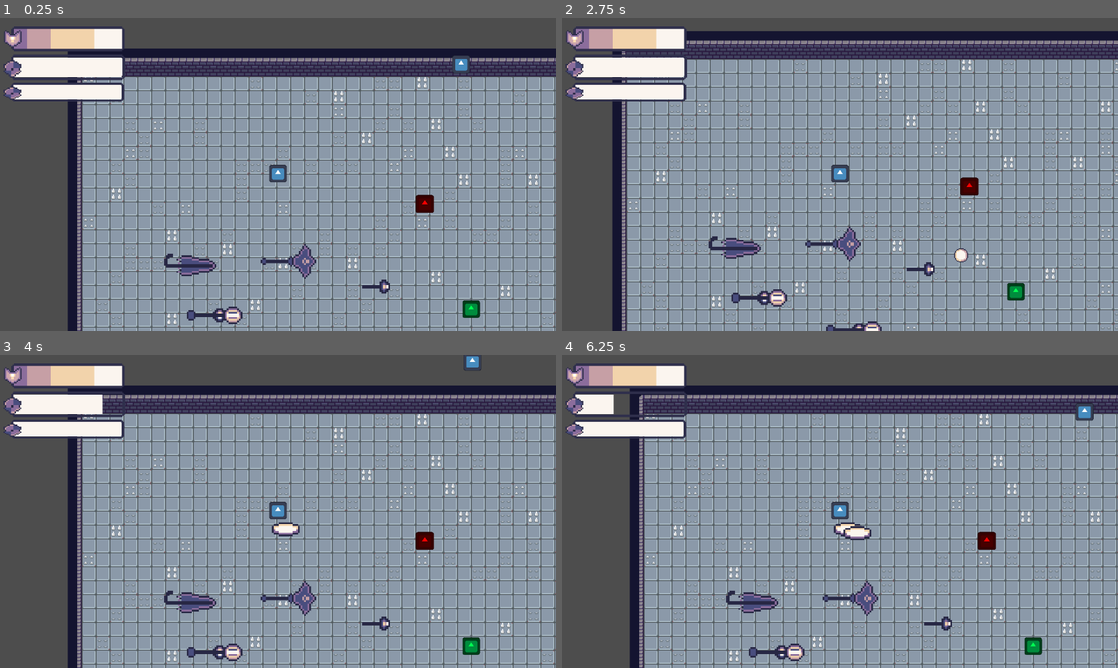
Above: before the commit, frames 1-4 (two rows, left to right).
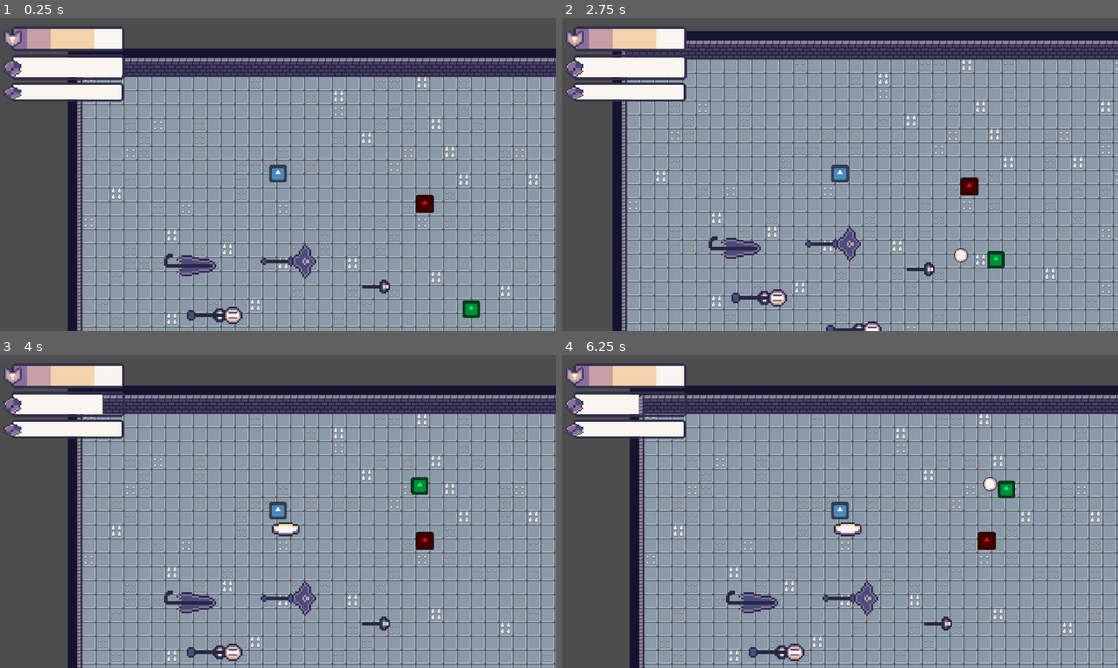
Above: after the commit, the same moments.

Repository: chabsseu/Stauffs-and-Magic
Game: Godot game, scene res://Scenes/Floors/test_world.tscn
The game is run twice, just before and just after one commit, with the same random seed, the same clock (stepped at 60 frames per second) and the same inputs. The engine's default icon, where the game draws it, is replaced by a stand-in: a white triangle on a blue panel in a dark square.
Inputs (mouse positions are in pixels of both pictures, inside the frame that each line leads up to):
- Up to frame 1 (0.25 s): no input
- Up to frame 2 (2.75 s): move the mouse to (962, 158) at 0.52 s; tap A (A) at 0.6 s; tap D (D) at 0.8, 1.35 s; tap Enter at 1.25 s; move the mouse to (728, 190) at 1.27 s; tap S (S) at 1.55, 2.1 s; tap Space at 2 s; move the mouse to (895, 105) at 2.02 s; tap W (W) at 2.3 s
- Up to frame 3 (4 s): move the mouse to (250, 574) at 2.77 s; tap W (W) at 2.85 s; tap A (A) at 3.05, 3.6 s; move the mouse to (444, 558) at 3.52 s; tap D (D) at 3.8 s
- Up to frame 4 (6.25 s): move the mouse to (673, 464) at 4.27 s; tap D (D) at 4.35 s; tap S (S) at 4.55, 5.1 s; move the mouse to (867, 511) at 5.02 s; tap W (W) at 5.3, 5.85 s; move the mouse to (756, 433) at 5.77 s; tap A (A) at 6.05 s

The runs differ from the first frame. In frame 1, 0.1% of the frame differs, in the area x 81-85%, y 12-18%; in frame 2, 0.4%; in frame 3, 0.4%; in frame 4, 1.1%, in the area x 9-96%, y 12-96%.

Commit message:
added a reposition function in the slime

Diff:
--- a/Scenes/Floors/test_world.tscn
+++ b/Scenes/Floors/test_world.tscn
@@ -9,8 +9,6 @@
 [ext_resource type="PackedScene" uid="uid://8n3kngoq2sld" path="res://Scenes/Weapon/mana_staff.tscn" id="7_6brkv"]
 [ext_resource type="PackedScene" uid="uid://cdqh2qddc6swr" path="res://Scenes/Weapon/umbrel_staff.tscn" id="8_krihg"]
 [ext_resource type="PackedScene" uid="uid://cb0kyqifl5o74" path="res://Scenes/Enemies/slime.tscn" id="9_k11si"]
-[ext_resource type="PackedScene" uid="uid://ixiakydo7vts" path="res://Scenes/Enemies/spear_guy.tscn" id="10_gbv6p"]
-[ext_resource type="PackedScene" uid="uid://hokg0gi8ti1u" path="res://Scenes/Enemies/sloth.tscn" id="11_858e3"]
 
 [sub_resource type="TileSetAtlasSource" id="TileSetAtlasSource_2yfla"]
 texture = ExtResource("1_3sc00")
@@ -161,44 +159,38 @@
 [sub_resource type="TileSet" id="TileSet_xaljv"]
 sources/0 = SubResource("TileSetAtlasSource_2yfla")
 
-[node name="TestWorld" type="Node2D"]
+[node name="TestWorld" type="Node2D" unique_id=28228948]
 
-[node name="TileMap" type="TileMap" parent="."]
+[node name="TileMap" type="TileMap" parent="." unique_id=2111278415]
 tile_set = SubResource("TileSet_xaljv")
 format = 2
 layer_0/tile_data = PackedInt32Array(0, 262144, 1, 65536, 458752, 10, 131072, 327680, 3, 196608, 327680, 3, 262144, 327 …(20102 unchanged characters)…
 
-[node name="Player" parent="." instance=ExtResource("2_2yfla")]
+[node name="Player" parent="." unique_id=5321888 instance=ExtResource("2_2yfla")]
 position = Vector2(226, 129)
 
-[node name="test_enemy" parent="." instance=ExtResource("3_xaljv")]
+[node name="test_enemy" parent="." unique_id=2133219066 instance=ExtResource("3_xaljv")]
 position = Vector2(393, 163)
 
-[node name="WeaponPickup" parent="." instance=ExtResource("4_cexxt")]
+[node name="WeaponPickup" parent="." unique_id=386731747 instance=ExtResource("4_cexxt")]
 position = Vector2(238, 229)
 weapon_scene = ExtResource("5_ruqt4")
 
-[node name="WeaponPickup2" parent="." instance=ExtResource("4_cexxt")]
+[node name="WeaponPickup2" parent="." unique_id=1906919358 instance=ExtResource("4_cexxt")]
 position = Vector2(339, 258)
 weapon_scene = ExtResource("5_cexxt")
 
-[node name="WeaponPickup3" parent="." instance=ExtResource("4_cexxt")]
+[node name="WeaponPickup3" parent="." unique_id=2087545457 instance=ExtResource("4_cexxt")]
 position = Vector2(153, 291)
 weapon_scene = ExtResource("7_6brkv")
 
-[node name="WeaponPickup4" parent="." instance=ExtResource("4_cexxt")]
+[node name="WeaponPickup4" parent="." unique_id=1543973916 instance=ExtResource("4_cexxt")]
 position = Vector2(262, 328)
 weapon_scene = ExtResource("7_6brkv")
 
-[node name="WeaponPickup5" parent="." instance=ExtResource("4_cexxt")]
+[node name="WeaponPickup5" parent="." unique_id=1924388054 instance=ExtResource("4_cexxt")]
 position = Vector2(123, 234)
 weapon_scene = ExtResource("8_krihg")
 
-[node name="slime" parent="." instance=ExtResource("9_k11si")]
+[node name="slime" parent="." unique_id=1631911288 instance=ExtResource("9_k11si")]
 position = Vector2(447, 283)
-
-[node name="spear_guy" parent="." instance=ExtResource("10_gbv6p")]
-position = Vector2(28, 330)
-
-[node name="sloth" parent="." instance=ExtResource("11_858e3")]
-position = Vector2(448, 25)
--- a/Scripts/Enemies/slime.gd
+++ b/Scripts/Enemies/slime.gd
@@ -4,25 +4,43 @@
 
 @export var projectile_scene: PackedScene
 @export var safe_distance: float = 200.0
-@export var shoot_interval: float = 3.0
+@export var shoot_interval: float = 0.5
 @export var damage_node: PackedScene
 @export var max_health: int
 
 @export var patrol_radius: float = 200.0
 @export var patrol_speed: float = 100.0
-@export var stop_duration: float = 1.5
+@export var stop_duration: float = 1.0
+
+# NEW: reposition settings
+@export var reposition_radius: float = 100.0
+@export var reposition_speed: float = 200.0
 
 var current_health: int
 var player: CharacterBody2D
 var can_shoot: bool = false
 
 var patrol_target: Vector2
+var reposition_target: Vector2
+
 var is_stopping: bool = false
 var stop_timer: float = 0.0
 
+var start_position: Vector2
+
 @onready var shooting_area = $ShootingArea
 @onready var timer = $Timer
-var start_position: Vector2
+
+# =========================
+# STATES
+# =========================
+enum State {
+	PATROL,
+	COMBAT,
+	REPOSITION
+}
+
+var state = State.PATROL
 
 
 # =========================
@@ -41,34 +59,46 @@
 
 
 # =========================
-# MOVEMENT / PATROL
+# MAIN LOOP
 # =========================
 func _physics_process(delta: float) -> void:
+	match state:
+
+		State.PATROL:
+			_handle_patrol(delta)
+
+		State.COMBAT:
+			_handle_combat()
+
+		State.REPOSITION:
+			_handle_reposition()
+
+
+	move_and_slide()
+
+
+# =========================
+# PATROL
+# =========================
+func _handle_patrol(delta):
 	if player:
-		var distance = global_position.distance_to(player.global_position)
-
-		if distance < safe_distance:
-			var move_dir = (global_position - player.global_position).normalized()
-			velocity = move_dir * enemy_state.speed
-		else:
-			velocity = Vector2.ZERO
+		state = State.COMBAT
+		return
+
+	if is_stopping:
+		stop_timer -= delta
+		velocity = Vector2.ZERO
+
+		if stop_timer <= 0:
+			is_stopping = false
+			_pick_new_patrol_target()
 	else:
-		if is_stopping:
-			stop_timer -= delta
-			velocity = Vector2.ZERO
-
-			if stop_timer <= 0:
-				is_stopping = false
-				_pick_new_patrol_target()
-		else:
-			var direction = (patrol_target - global_position).normalized()
-			velocity = direction * patrol_speed
-
-			if global_position.distance_to(patrol_target) < 5.0:
-				is_stopping = true
-				stop_timer = stop_duration
-
-	move_and_slide()
+		var direction = (patrol_target - global_position).normalized()
+		velocity = direction * patrol_speed
+
+		if global_position.distance_to(patrol_target) < 5.0:
+			is_stopping = true
+			stop_timer = stop_duration
 
 
 func _pick_new_patrol_target() -> void:
@@ -78,25 +108,75 @@
 
 
 # =========================
-# 🔫 STRAIGHT SHOOTING
+# COMBAT
+# =========================
+func _handle_combat():
+	if not player:
+		state = State.PATROL
+		return
+
+	var distance = global_position.distance_to(player.global_position)
+
+	# keep distance from player
+	if distance < safe_distance:
+		var move_dir = (global_position - player.global_position).normalized()
+		velocity = move_dir * enemy_state.speed
+	else:
+		velocity = Vector2.ZERO
+
+
+# =========================
+# 🔫 SHOOT THEN REPOSITION
 # =========================
 func _on_timer_timeout() -> void:
 	if not can_shoot or not player or projectile_scene == null:
 		return
 
+	# ---- SHOOT ----
 	var bullet = projectile_scene.instantiate()
 	bullet.global_position = global_position
 
-	# calculate straight direction
 	var direction = (player.global_position - global_position).normalized()
 
-	# send direction to bullet
 	if bullet.has_method("set_direction"):
 		bullet.set_direction(direction)
 	elif "velocity" in bullet:
 		bullet.velocity = direction * bullet.speed
 
 	get_tree().current_scene.add_child(bullet)
+
+	# ---- AFTER SHOOT → REPOSITION ----
+	_pick_reposition_target()
+	state = State.REPOSITION
+
+
+# =========================
+# REPOSITION SYSTEM
+# =========================
+func _pick_reposition_target():
+	if not player:
+		return
+
+	var angle = randf() * TAU
+	var offset = Vector2(cos(angle), sin(angle)) * reposition_radius
+
+	reposition_target = player.global_position + offset
+
+
+func _handle_reposition():
+	if not player:
+		state = State.PATROL
+		return
+
+	var dir = (reposition_target - global_position)
+
+	if dir.length() < 10.0:
+		# reached new position → go back to combat and allow shooting again
+		state = State.COMBAT
+		timer.start()
+		return
+
+	velocity = dir.normalized() * reposition_speed
 
 
 # =========================
@@ -107,6 +187,7 @@
 		player = body
 		can_shoot = true
 		timer.start()
+		state = State.COMBAT
 
 
 func _on_shooting_area_body_exited(body: Node2D) -> void:
@@ -114,6 +195,7 @@
 		player = null
 		can_shoot = false
 		timer.stop()
+		state = State.PATROL
 
 
 # =========================
Not shown: 1 places in Scenes/Floors/test_world.tscn that only renumber resources
